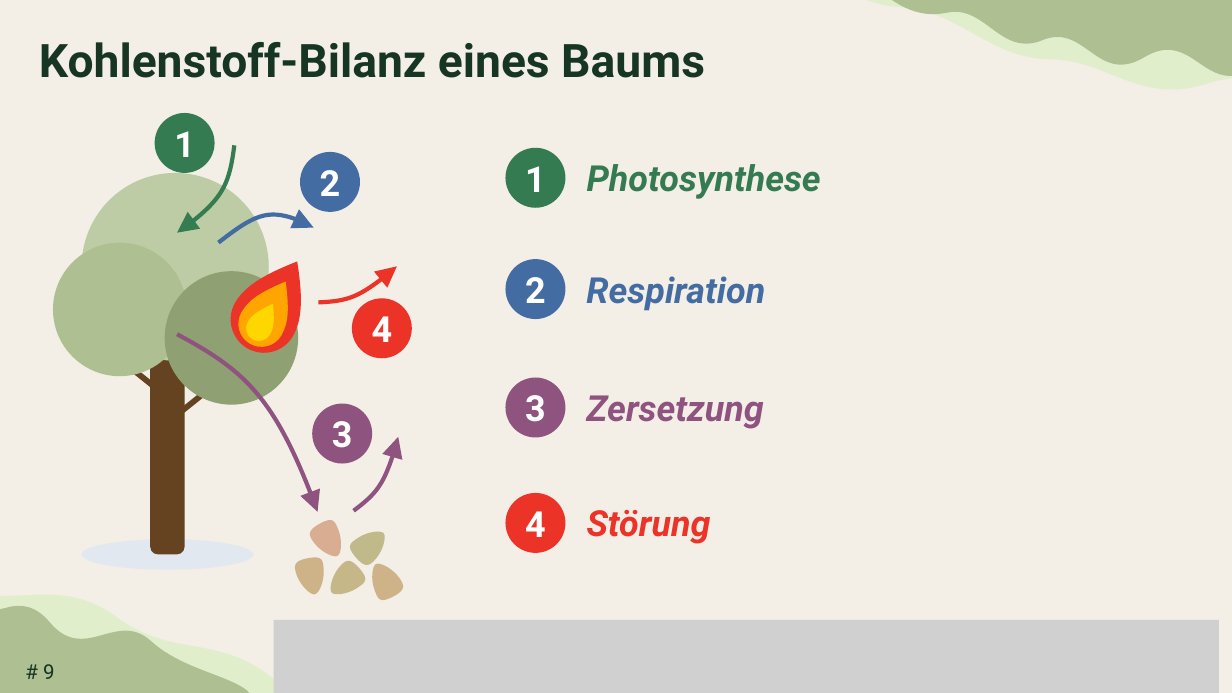
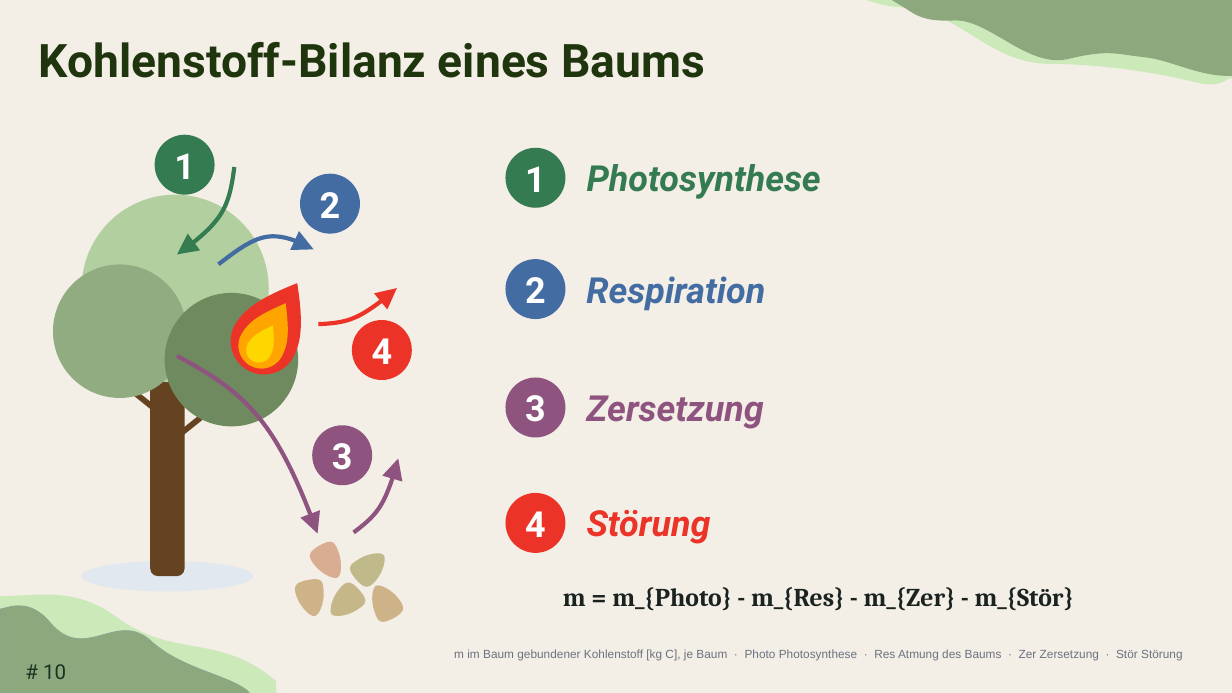
Before and after one commit to TimoDiepers/woodway, a slide deck: slide 10 of docs/slides/dissvortrag.pptx (slide 9 before the commit). Drawn at 1232x693 pixels with LibreOffice and Linux fonts; fonts in the diff are those of the drawing; grey boxes stand for pictures; background and template pictures are left out. Boxes give left, top, right and bottom in pixels: in the first picture for what was removed or moved away, otherwise in the second. Text is boxed around its words. In the diff, an @@ line names an element or a change of style, - is before the commit and + after.

Commit message:
docs: update presentation, add structure outline and energy balance figure
Ignores PowerPoint lock files and the timestamped pre-write snapshots: the
snapshots are ~3 MB each and belong on disk, not in history.

```diff
--- a/docs/slides/dissvortrag.pptx
+++ b/docs/slides/dissvortrag.pptx
@@ freeform shape at (x1=866, y1=0, x2=1232, y2=135): fill #E1EECC to #CCE9BA; outline redrawn @@
@@ freeform shape at (x1=890, y1=0, x2=1232, y2=129): fill #AEBF92 to #8DA87C; outline redrawn @@
@@ title "Kohlenstoff-Bilanz eines Baums" at (x1=39, y1=42, x2=705, y2=78): text colour #173523 to #1F350D @@
@@ ellipse at (x1=81, y1=195, x2=269, y2=383): fill #BDCCA4 to #B2CFA0 @@
@@ ellipse at (x1=53, y1=264, x2=187, y2=398): fill #AEBF92 to #91AC80 @@
@@ 12 freeform shapes, 8 ellipses, 1 rounded rectangle moved together from (x1=53, y1=113, x2=412, y2=603) to (x1=53, y1=135, x2=412, y2=625) @@
@@ ellipse at (x1=165, y1=293, x2=299, y2=427): fill #8FA173 to #708A5F @@
@@ freeform shape moved from (x1=354, y1=430, x2=399, y2=517) to (x1=354, y1=453, x2=399, y2=539) @@
@@ freeform shape at (x1=0, y1=585, x2=277, y2=693): fill #E1EECC to #CCE9BA @@
@@ freeform shape at (x1=0, y1=597, x2=250, y2=693): fill #AEBF92 to #8DA87C; outline none to #87A892 0.63 pt @@
@@ freeform shape moved from (x1=294, y1=555, x2=329, y2=597) to (x1=294, y1=578, x2=329, y2=619) @@
@@ text added at (x1=563, y1=587, x2=1074, y2=611), 20 pt, text #1A2320, bold @@
+m = m_{Photo} - m_{Res} - m_{Zer} - m_{Stör}
@@ picture removed at (x1=274, y1=620, x2=1219, y2=693) @@
@@ text added at (x1=454, y1=649, x2=1183, y2=660), 9.2 pt, text #6B7280 @@
+m im Baum gebundener Kohlenstoff [kg C], je Baum · Photo Photosynthese · Res Atmung des Baums · Zer Zersetzung · Stör Störung
@@ page number at (x1=43, y1=664, x2=66, y2=679): text changed @@
-# 9
+# 10
```
Also in this commit, not shown: 16 other slides changed, 48 slides added, 5 slides removed, 4 other files.
